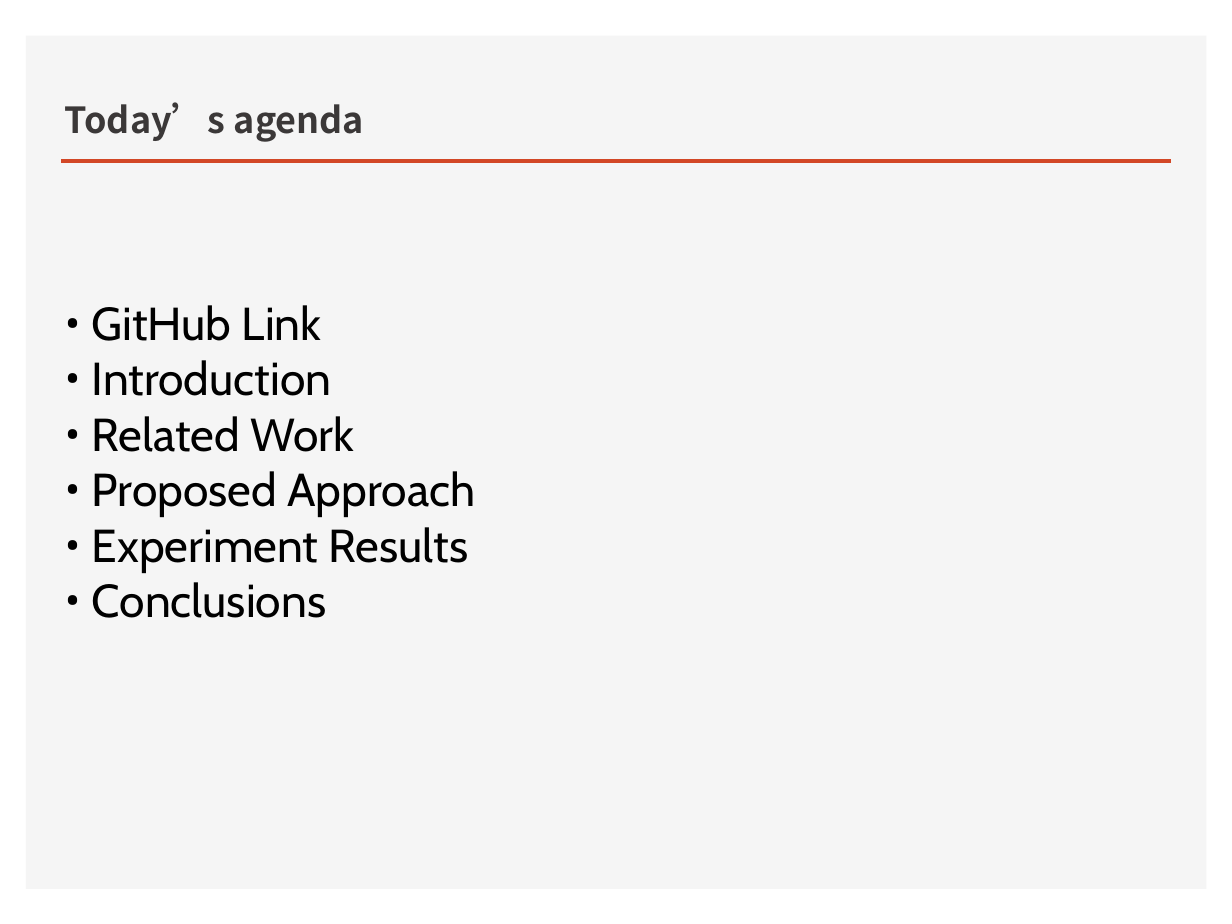
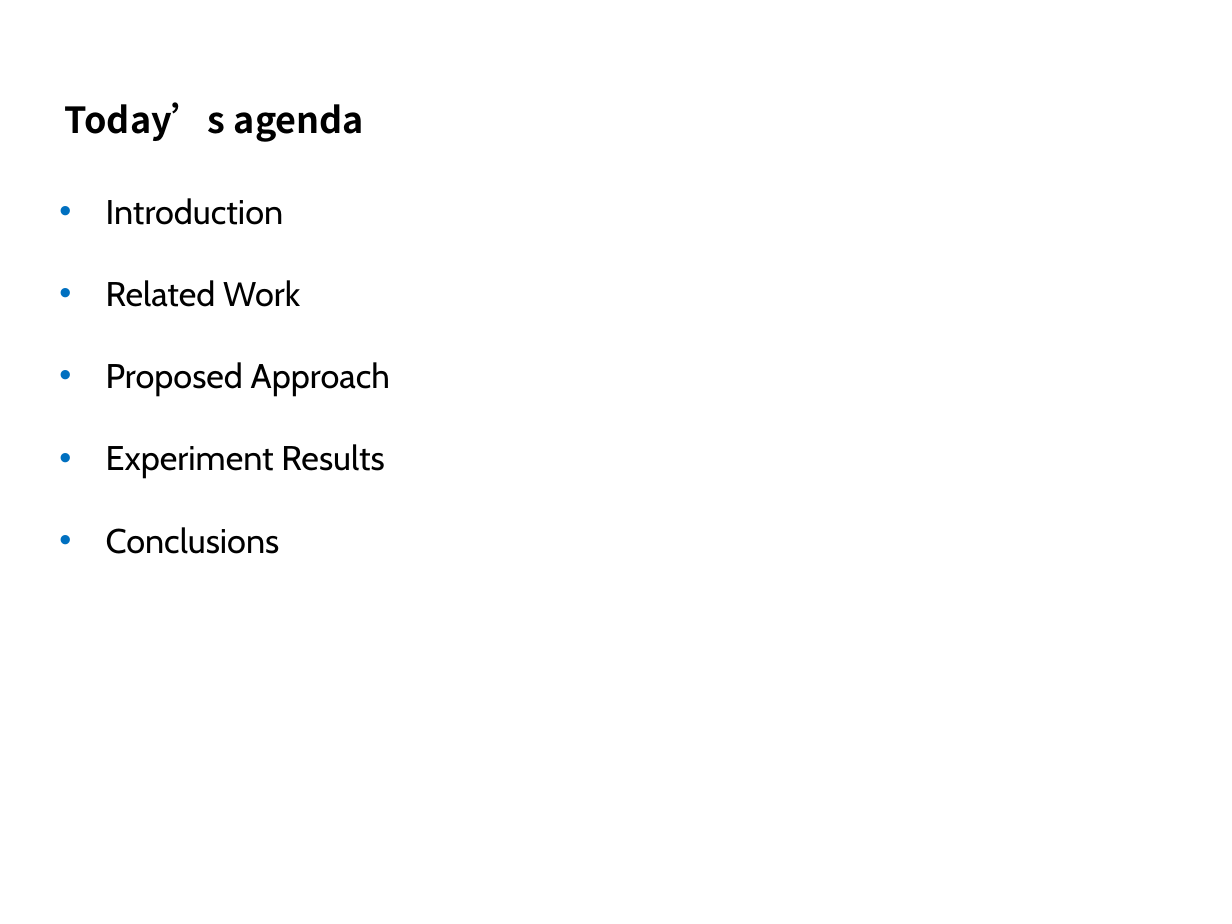
Before and after one commit to kimbold/VRDL_2019, a slide deck: slide 2 of Final project/Final_presentation.pptx. Drawn at 1232x924 pixels with LibreOffice and Linux fonts; fonts in the diff are those of the drawing; background and template pictures are left out. Boxes give left, top, right and bottom in pixels: in the first picture for what was removed or moved away, otherwise in the second. Text is boxed around its words. In the diff, an @@ line names an element or a change of style, - is before the commit and + after.

```diff
--- a/Final project/Final_presentation.pptx
+++ b/Final project/Final_presentation.pptx
@@ rectangle removed at box(26, 36, 1206, 890) @@
@@ title "Today’s agenda" at box(65, 102, 364, 142): text colour #3B3838 to #000000 @@
@@ line removed from (62, 161) to (1170, 161) @@
@@ text at box(106, 198, 390, 554): text changed; size 27 to 20 pt @@
-• GitHub Link
-• Introduction
-• Related Work
-• Proposed Approach
-• Experiment Results
-• Conclusions
+• Introduction
+• Related Work
+• Proposed Approach
+• Experiment Results
+• Conclusions
```
Also in this commit, not shown: 4 other slides changed, 8 slides added, 10 slides removed, 1 other file.
